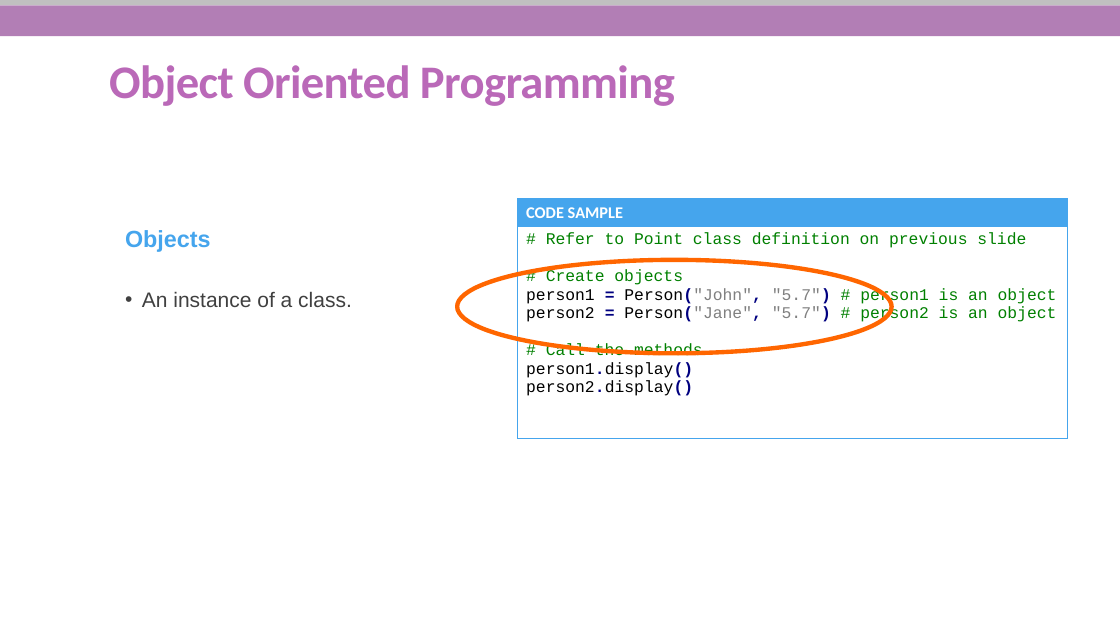
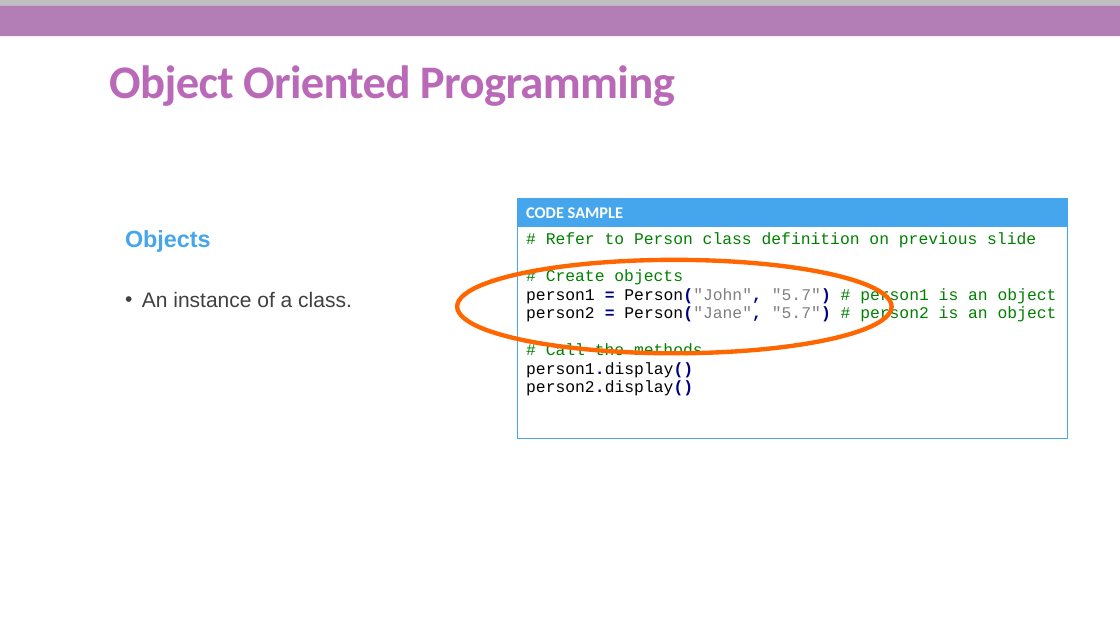
Before and after one commit to She-Codes-Now/Intro-to-Python, a slide deck: slide 26 of Python-SheCodesNow_updated.pptx. Drawn at 1120x630 pixels with LibreOffice and Linux fonts; fonts in the diff are those of the drawing; background and template pictures are left out. Boxes give left, top, right and bottom in pixels: in the first picture for what was removed or moved away, otherwise in the second. Text is boxed around its words. In the diff, an @@ line names an element or a change of style, - is before the commit and + after.

Commit message:
fixed typo
changed point to person for oops slide

```diff
--- a/Python-SheCodesNow_updated.pptx
+++ b/Python-SheCodesNow_updated.pptx
@@ table at (518, 198, 1067, 439) @@
@@ row 2, column 1: "# Refer to Point class definition on previous slide / # Create objects / person1 = Person("John", "5.7") # person1 is an object / person2 = Person("Jane", "5.7") # person2 is an object / # Call the methods / person1.display() / person2.display()" to "# Refer to Person class definition on previous slide / # Create objects / person1 = Person("John", "5.7") # person1 is an object / person2 = Person("Jane", "5.7") # person2 is an object / # Call the methods / person1.display() / person2.display()" @@
```
Also in this commit, not shown: 1 other slide changed.
